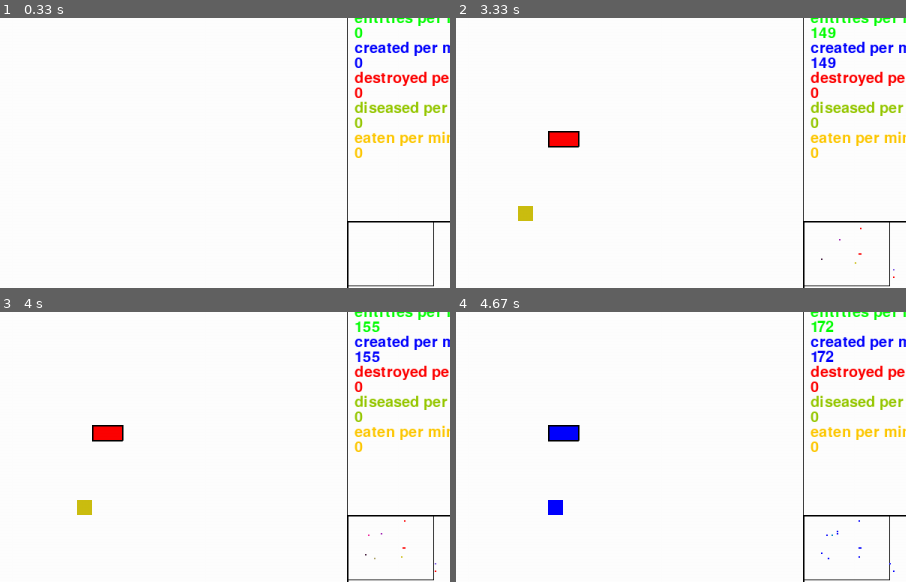
Above: before the commit, frames 1-4 (two rows, left to right).
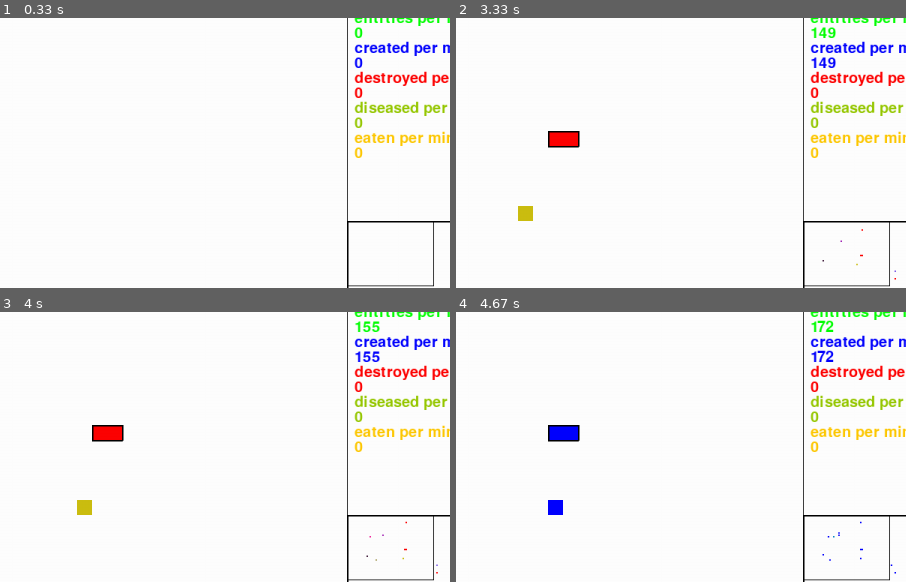
Above: after the commit, the same moments.

Repository: sbwhitt/pygame-life-simulation
Game: pygame game, started from main.py
Same seed, same stepped clock (60 frames per second), same inputs: the game is played once before the commit and once after it.
Inputs (mouse positions are % of the whole screen's width and height, from its top left):
- Up to frame 1 (0.33 s): no input
- Up to frame 2 (3.33 s): click (50, 50) at 0.42 s; tap Enter at 0.67 s; click (87, 85) at 1.1 s; tap 1 at 1.4, 1.7 s; click (52, 16) at 1.47 s; click (50, 62) at 1.93 s; click (36, 29) at 2.27 s; click (85, 76) at 2.6 s; click (17, 60) at 2.93 s; click (21, 31) at 3.27 s
- Up to frame 3 (4 s): click (26, 67) at 3.6 s; tap 1 at 3.9 s; click (28, 32) at 3.97 s; tap 3 at 3.98 s
- Up to frame 4 (4.67 s): click (28, 31) at 4.27 s; click (19, 56) at 4.6 s
The pictures show only the part of the screen within x 41-91%, y 29-79%; the shares and areas given below are measured in that part.

Frame 1 is identical in both runs. In frame 2, less than 0.1% of the frame differs, in the area x 81-98%, y 77-98%; in frame 3, less than 0.1%; in frame 4, less than 0.1%.

Commit message:
adjust minimap rendering

Diff:
--- a/src/mini_map.py
+++ b/src/mini_map.py
@@ -22,9 +22,9 @@
         self._build_cursor_edges()
 
     def render(self, entities: list[Entity]) -> None:
+        self._render_small_entities(entities)
         self._render_map_border()
         self._render_cursor()
-        self._render_small_entities(entities)
 
     def _render_map_border(self) -> None:
         for l in self.map_edges:
@@ -37,7 +37,7 @@
     def _render_small_entities(self, entities: list[Entity]) -> None:
         for e in entities:
             copy = e.rect.copy()
-            adj_left_top = (copy.left * self.map_ratio + self.window.width, copy.top * self.map_ratio + (self.window.height - settings.STATS_WIDTH))
+            adj_left_top = (copy.left * self.map_ratio + self.window.width + 2, copy.top * self.map_ratio + (self.window.height - settings.STATS_WIDTH) + 2)
             copy.scale_by(self.map_ratio, self.map_ratio)
             copy.update(adj_left_top, (copy.width * self.map_ratio, copy.height * self.map_ratio))
             if e.dna.diseased and settings.IN_GAME_SETTINGS["MARK_DISEASED"]:
